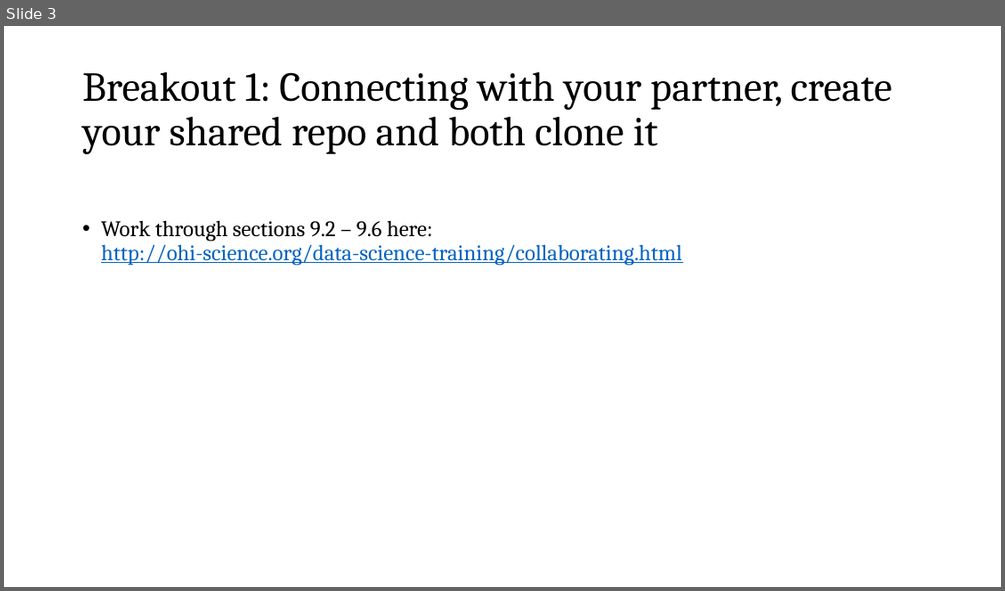
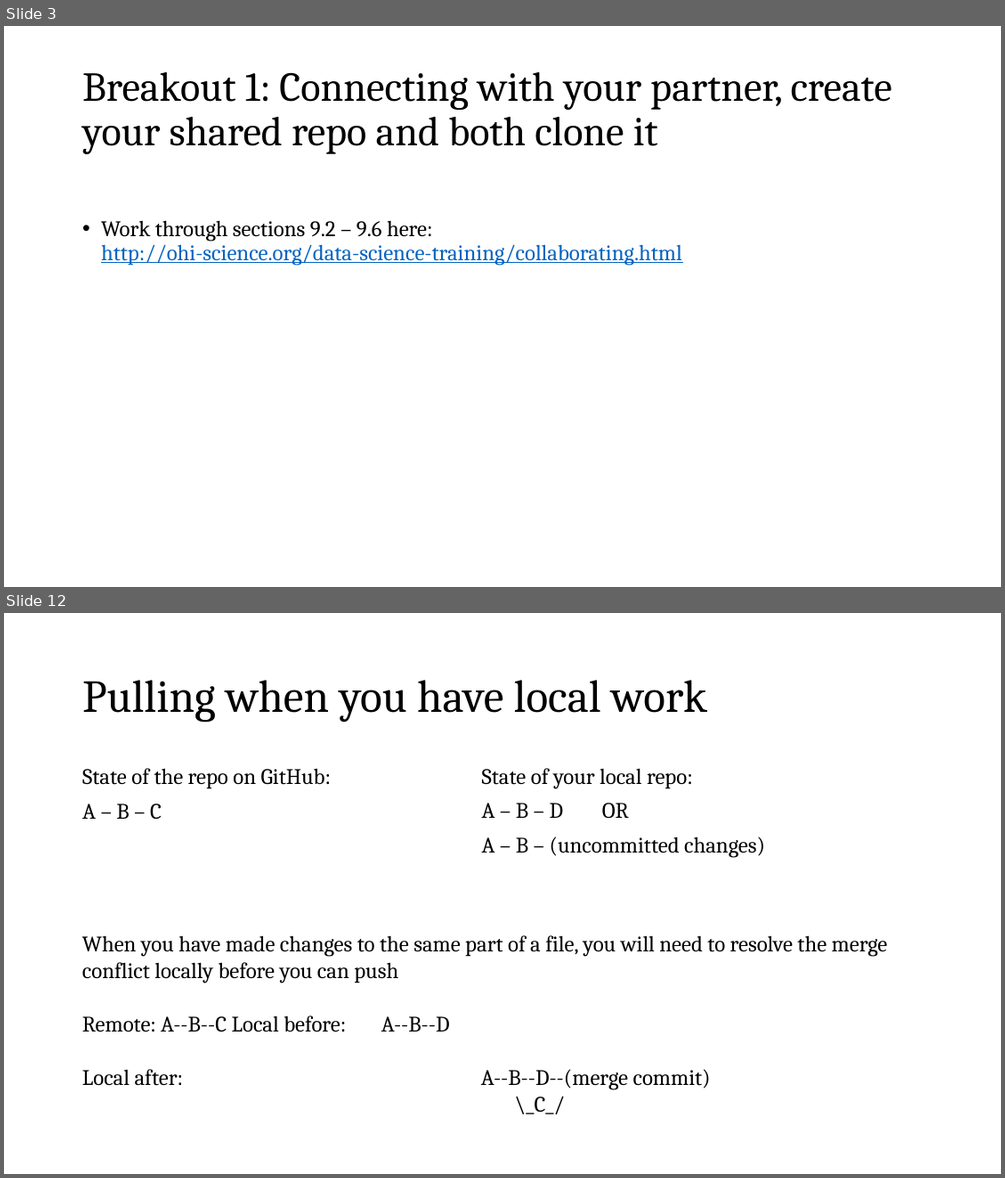
Before and after one commit to nt246/NTRES6940-data-science, a slide deck: slides/Slides_class11.pptx. Shown one above the other, each under a label of ours: slide 3 before the commit, slides 3 and 12 after it; the slides between them are not shown. The pictures are 1005x591 and 1005x1178 pixels, drawn with LibreOffice and Linux fonts; fonts in the diff are those of the drawing. Boxes give left, top, right and bottom in pixels: in the first picture for what was removed or moved away, otherwise in the second. Text is boxed around its words. In the diff, an @@ line names an element or a change of style, - is before the commit and + after.

```diff
--- a/slides/Slides_class11.pptx
+++ b/slides/Slides_class11.pptx
@@ slide 12 added at (x1=4, y1=613, x2=1001, y2=1174), background #FFFFFF @@
@@ title added at (x1=82, y1=680, x2=707, y2=722), 33 pt, text #000000 @@
+Pulling when you have local work
@@ text added at (x1=82, y1=768, x2=332, y2=819), 16 pt, text #000000 @@
+State of the repo on GitHub:
+A – B – C
@@ text added at (x1=482, y1=768, x2=765, y2=857), 16 pt, text #000000 @@
+State of your local repo:
+A – B – D OR
+A – B – (uncommitted changes)
@@ text added at (x1=82, y1=935, x2=888, y2=1114), 16 pt, text #000000 @@
+When you have made changes to the same part of a file, you will need to resolve the merge conflict locally before you can push
+Remote: A--B--C Local before: A--B--D
+Local after: A--B--D--(merge commit)
+\_C_/
```
Also in this commit, not shown: 10 other slides added, 6 slides removed, 2 other files.
